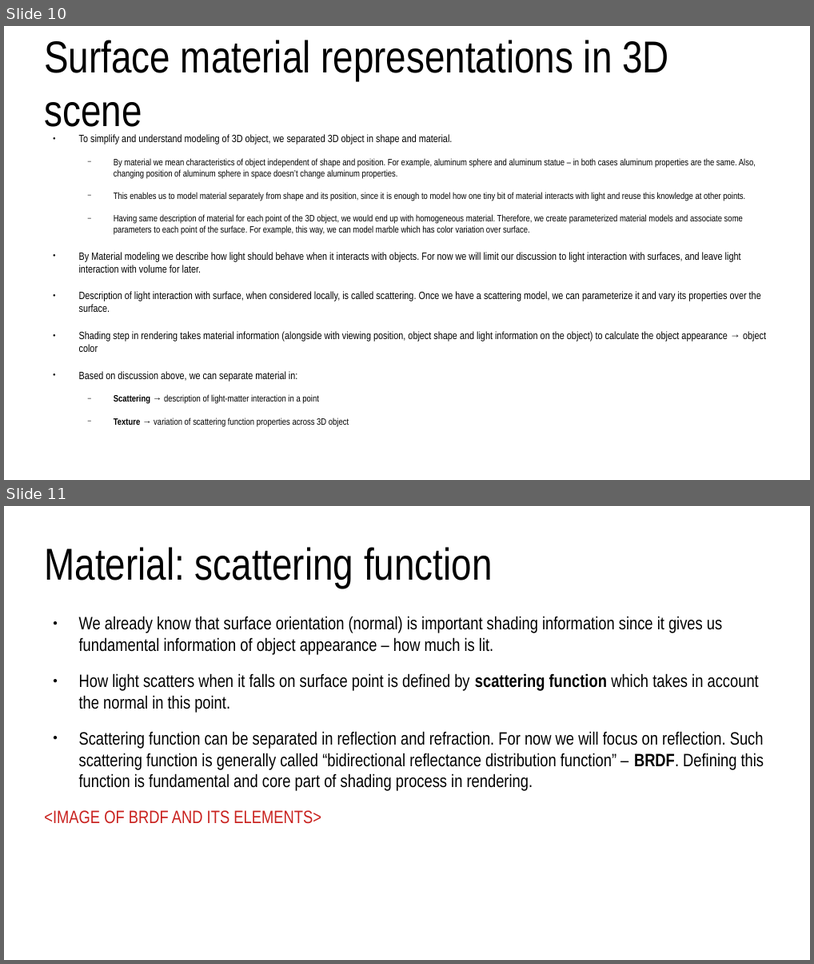
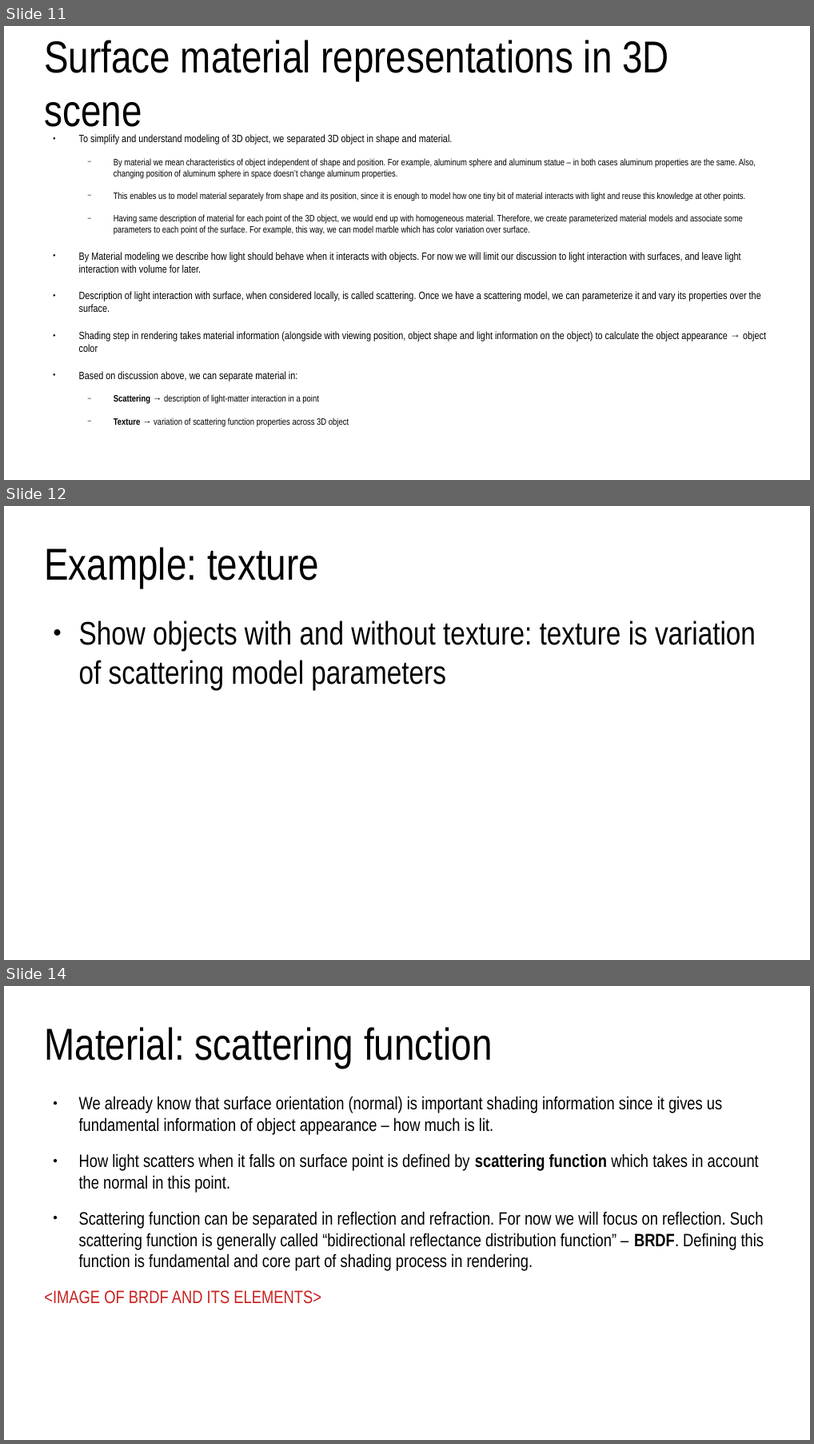
Before and after one commit to lorentzo/IntroductionToComputerGraphics, a slide deck: lectures/3_foundations_3d_scene/3_2_2_3D_models_material.odp. Shown one above the other, each under a label of ours: slides 10 and 11 before the commit, slides 11, 12 and 14 after it; the slides between them are not shown. The pictures are 814x964 and 814x1444 pixels, drawn with LibreOffice and Linux fonts; fonts in the diff are those of the drawing. Boxes give left, top, right and bottom in pixels: in the first picture for what was removed or moved away, otherwise in the second. Text is boxed around its words. In the diff, an @@ line names an element or a change of style, - is before the commit and + after.

```diff
--- a/lectures/3_foundations_3d_scene/3_2_2_3D_models_material.odp
+++ b/lectures/3_foundations_3d_scene/3_2_2_3D_models_material.odp
@@ slide 12 added at (4, 506, 810, 960), background #FFFFFF @@
@@ title added at (44, 547, 319, 588), 44 pt, text #000000 @@
+Example: texture
@@ text added at (79, 620, 756, 690), 32 pt, text #000000 @@
+● Show objects with and without texture: texture is variation of scattering model parameters
@@ what was slide 10 is now slide 11 @@
@@ what was slide 11 is now slide 14 @@
```
Also in this commit, not shown: 5 slides changed, 5 other slides added, 5 other files.
